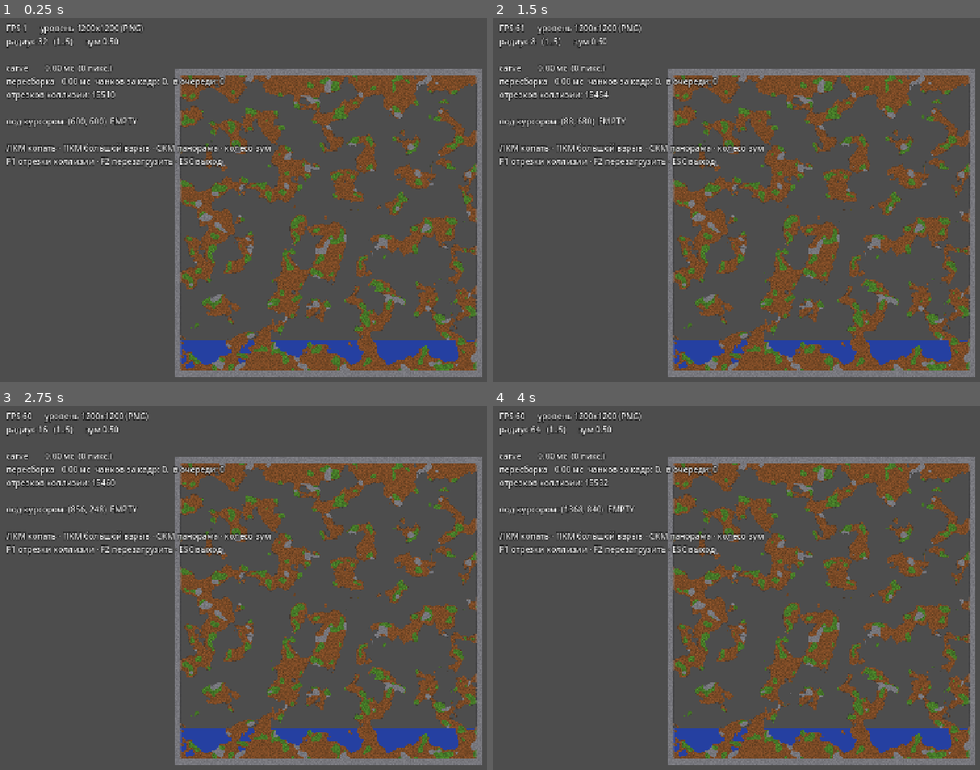
Above: before the commit, frames 1-4 (two rows, left to right).
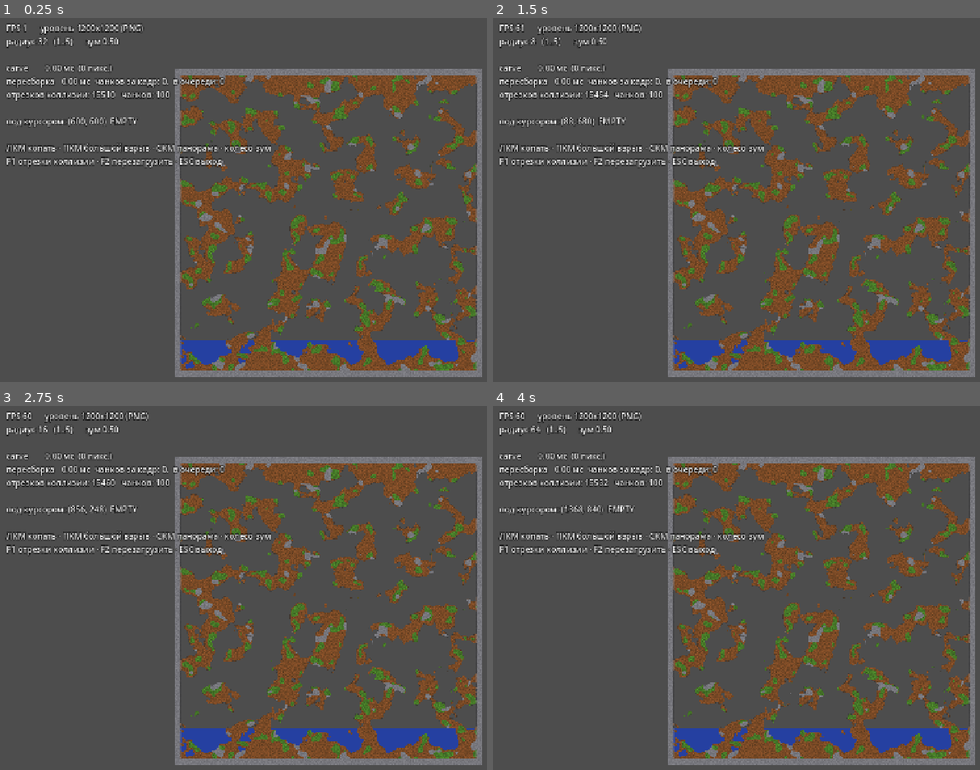
Above: after the commit, the same moments.

Repository: apbrandom/Scoria
Game: Godot game, scene res://scenes/level/terrain_playground.tscn
The game is run twice, just before and just after one commit, with the same random seed, the same clock (stepped at 60 frames per second) and the same inputs. This scene is started directly instead of the project's main scene.
Inputs (mouse positions are in pixels of both pictures, inside the frame that each line leads up to):
- Up to frame 1 (0.25 s): no input
- Up to frame 2 (1.5 s): tap Enter at 0.5 s; move the mouse to (965, 203) at 0.52 s; tap R at 0.6 s; click (965, 203) at 0.67 s; move the mouse to (687, 243) at 1.27 s; tap 1 at 1.35 s; click (687, 243) at 1.42 s
- Up to frame 3 (2.75 s): tap Space at 2 s; move the mouse to (394, 522) at 2.02 s; tap 2 at 2.1 s; click (394, 522) at 2.17 s
- Up to frame 4 (4 s): tap Enter at 2.75 s; move the mouse to (790, 693) at 2.77 s; tap 3 at 2.85 s; click (790, 693) at 2.92 s; tap Space at 3.5 s; move the mouse to (outside the picture) at 3.52 s; tap 4 at 3.6 s; click (outside the picture) at 3.67 s

The runs differ from the first frame. In frame 1, 0.1% of the frame differs, in the area x 24-35%, y 19-23%; in frame 2, 0.1%; in frame 3, 0.1%; in frame 4, 0.1%.

Commit message:
Мелкие правки по итогам аудита кода (низкий риск, не трогают физику полёта)
- LevelImageLoader (scripts/level/) — общий load_image() вместо трёх копий
  в level.gd/net_playground.gd/terrain_playground.gd; заодно вернул
  предупреждение "PNG импортирован как Texture2D", которое копия в
  net_playground.gd успела потерять (та самая, что видит конечный
  пользователь через .command-лаунчер).
- MatchManager: SPAWN_CLEAR_RADIUS/MARGIN/SEPARATION_ATTEMPTS были const
  рядом с @export respawn_delay/min_spawn_separation — та же категория
  "designer-tunable число", просто забыли вынести. Стали @export.
- Terrain.carve_circle: r_max считался от захардкоженного литерала 1.6
  (слепок текущего максимума TerrainPalette.CARVE_SCALE) — теперь берёт
  живой максимум циклом (PackedFloat32Array не даёт .max() в 4.7,
  проверено). Будущий материал с scale>1.6 больше не обрежет box скана
  молча.
- Terrain.carved signal — добавлен комментарий, что это заранее заведённый
  шов для сетевой carve-репликации (roadmap), не мёртвый код.
- ship_input_sync.gd — поправлена doc-ссылка на "Level при спавне": в
  реальности это net_playground.gd, Level сетевых кораблей не спавнит.
- Terrain.chunk_count (был неиспользуемым геттером) — вывел в HUD
  terrain_playground.gd рядом с total_segments()/dirty_count().

Все правки — из фонового Explore-аудита всего Wings-clone/ (см. предстоящий
notes/audit.md). Полная регрессия зелёная (test_ship 47/47, test_match
19/19, test_net 15/15, test_net_input 14/14, test_net_ship_sync 14/14,
bench_terrain — все проверки корректности пройдены); все 4 игровые сцены
(level/net_playground/terrain_playground/main_menu) проверены на чистый
запуск без ошибок в логе.

Co-Authored-By: Claude Sonnet 5 <noreply@anthropic.com>

Diff:
--- a/Wings-clone/scenes/level/level.gd
+++ b/Wings-clone/scenes/level/level.gd
@@ -71,8 +71,8 @@
 		push_error("Не загрузилась палитра " + PALETTE_PATH)
 		return
 
-	var vis := _load_image(VISUAL_PATH)
-	var msk := _load_image(MASK_PATH)
+	var vis := LevelImageLoader.load_image(VISUAL_PATH)
+	var msk := LevelImageLoader.load_image(MASK_PATH)
 	if vis == null:
 		var lvl := TestLevelGen.generate(FALLBACK_SIZE, FALLBACK_SEED, _palette)
 		vis = lvl["visual"]
@@ -130,18 +130,6 @@
 	_hud.add_theme_color_override("font_outline_color", Color.BLACK)
 	_hud.add_theme_constant_override("outline_size", 5)
 	layer.add_child(_hud)
-
-
-func _load_image(path: String) -> Image:
-	if not ResourceLoader.exists(path):
-		return null
-	var res := load(path)
-	if res is Image:
-		return res
-	if res is Texture2D:
-		push_warning("%s импортирован как Texture2D, а не Image — цвета маски могут быть искажены" % path)
-		return (res as Texture2D).get_image()
-	return null
 
 
 func _process(_delta: float) -> void:
--- a/Wings-clone/scenes/level/net_playground.gd
+++ b/Wings-clone/scenes/level/net_playground.gd
@@ -79,8 +79,8 @@
 			forced_join_addr = arg.substr("--join=".length())
 
 	var palette := load(PALETTE_PATH) as TerrainPalette
-	var vis := _load_image(VISUAL_PATH)
-	var msk := _load_image(MASK_PATH)
+	var vis := LevelImageLoader.load_image(VISUAL_PATH)
+	var msk := LevelImageLoader.load_image(MASK_PATH)
 	if vis == null:
 		var lvl := TestLevelGen.generate(FALLBACK_SIZE, FALLBACK_SEED, palette)
 		vis = lvl["visual"]
@@ -166,15 +166,6 @@
 	print("[%s] %s" % ["ХОСТ" if _is_host else "КЛИЕНТ", text])
 
 
-func _load_image(path: String) -> Image:
-	if not ResourceLoader.exists(path):
-		return null
-	var res := load(path)
-	if res is Image:
-		return res
-	if res is Texture2D:
-		return (res as Texture2D).get_image()
-	return null
 
 
 ## На хосте — сигнал приходит, когда клиент реально подключился (id клиента уже
--- a/Wings-clone/scenes/level/terrain.gd
+++ b/Wings-clone/scenes/level/terrain.gd
@@ -24,6 +24,11 @@
 const TerrainDebrisScript := preload("res://scenes/fx/terrain_debris.gd")
 const TerrainDustScript := preload("res://scenes/fx/terrain_dust.gd")
 
+## Пока без подписчиков в коде — заранее заведённый семантический шов для
+## будущей сетевой репликации carve по reliable_ordered @rpc (roadmap.md:
+## «Carve рельефа по @rpc + локальный детерминированный replay»): у хоста
+## этот сигнал станет источником события "что разослать", а не поводом для
+## нового способа узнавать о разрушении.
 signal carved(area: Rect2i)
 
 @export var palette: TerrainPalette
@@ -267,8 +272,16 @@
 func carve_circle(center: Vector2i, radius: int) -> int:
 	var carvable := TerrainPalette.CARVABLE
 	var carve_scale := TerrainPalette.CARVE_SCALE
-	# максимальный радиус с учётом самого «мягкого» материала
-	var r_max := int(ceil(radius * 1.6))
+	# максимальный радиус с учётом самого «мягкого» материала — считаем от
+	# ЖИВОГО максимума CARVE_SCALE (PackedFloat32Array не даёт .max() в 4.7,
+	# отсюда ручной цикл), а не от захардкоженного 1.6: тот был буквальным
+	# слепком текущего SOFT (resources/terrain_palette.gd) и молча перестал
+	# бы совпадать, подними кто-то в будущем множитель материала выше —
+	# carve тогда обрезал бы бокс сканирования и терял пиксели без ошибки.
+	var max_scale := 0.0
+	for s in carve_scale:
+		max_scale = maxf(max_scale, s)
+	var r_max := int(ceil(radius * max_scale))
 	var x0 := maxi(center.x - r_max, 0)
 	var x1 := mini(center.x + r_max, size.x - 1)
 	var y0 := maxi(center.y - r_max, 0)
--- a/Wings-clone/scenes/level/terrain_playground.gd
+++ b/Wings-clone/scenes/level/terrain_playground.gd
@@ -51,8 +51,8 @@
 		push_error("Не загрузилась палитра " + PALETTE_PATH)
 		return
 
-	var vis := _load_image(VISUAL_PATH)
-	var msk := _load_image(MASK_PATH)
+	var vis := LevelImageLoader.load_image(VISUAL_PATH)
+	var msk := LevelImageLoader.load_image(MASK_PATH)
 	if vis == null:
 		var lvl := TestLevelGen.generate(FALLBACK_SIZE, FALLBACK_SEED, _palette)
 		vis = lvl["visual"]
@@ -97,20 +97,6 @@
 				_auto_shot_dir = a.substr(8)
 		print("=== АВТОТЕСТ: %d взрывов, драйвер %s ===" % [
 			_auto_left, DisplayServer.get_name()])
-
-
-func _load_image(path: String) -> Image:
-	if not ResourceLoader.exists(path):
-		return null
-	var res := load(path)
-	if res is Image:
-		return res
-	if res is Texture2D:
-		# Импорт как Texture2D портит данные (fix_alpha_border меняет RGB у
-		# прозрачных пикселей), для маски это фатально. Работаем, но предупреждаем.
-		push_warning("%s импортирован как Texture2D, а не Image — цвета могут быть искажены" % path)
-		return (res as Texture2D).get_image()
-	return null
 
 
 func _process(delta: float) -> void:
@@ -236,8 +222,8 @@
 
 
 func _reload() -> void:
-	var vis := _load_image(VISUAL_PATH)
-	var msk := _load_image(MASK_PATH)
+	var vis := LevelImageLoader.load_image(VISUAL_PATH)
+	var msk := LevelImageLoader.load_image(MASK_PATH)
 	if vis == null:
 		var lvl := TestLevelGen.generate(FALLBACK_SIZE, FALLBACK_SEED, _palette)
 		vis = lvl["visual"]
@@ -258,7 +244,7 @@
 		"carve      %6.2f мс  (%d пикс.)" % [_last_carve_ms, _last_carve_px],
 		"пересборка %6.2f мс  чанков за кадр: %d,  в очереди: %d" % [
 			_frame_rebuild_ms, _frame_rebuilt, _terrain.dirty_count()],
-		"отрезков коллизии: %d" % _terrain.total_segments(),
+		"отрезков коллизии: %d   чанков: %d" % [_terrain.total_segments(), _terrain.chunk_count],
 		"",
 		"под курсором: %s  %s" % [str(m), TerrainPalette.class_title(cls)],
 		"",
--- /dev/null
+++ b/Wings-clone/scripts/level/level_image_loader.gd
@@ -0,0 +1,24 @@
+## Общая загрузка visual.png/mask.png уровня — раньше три копии одного и того
+## же кода жили в level.gd/net_playground.gd/terrain_playground.gd и уже успели
+## разойтись (net_playground.gd потерял предупреждение про испорченный импорт,
+## см. notes/audit.md) — один источник истины вместо трёх.
+class_name LevelImageLoader
+extends RefCounted
+
+
+## null, если файла нет (вызывающий тогда берёт процедурный TestLevelGen).
+## Если PNG импортирован как Texture2D, а не Image (importer="image" не
+## выставлен в .import) — process/fix_alpha_border меняет RGB у прозрачных
+## пикселей, для разбора маски классов это фатально (devlog §8.5) —
+## предупреждаем, но не роняем загрузку: для visual.png без маски порча
+## прозрачных пикселей не критична.
+static func load_image(path: String) -> Image:
+	if not ResourceLoader.exists(path):
+		return null
+	var res := load(path)
+	if res is Image:
+		return res
+	if res is Texture2D:
+		push_warning("%s импортирован как Texture2D, а не Image — цвета могут быть искажены" % path)
+		return (res as Texture2D).get_image()
+	return null
--- a/Wings-clone/scripts/match/match_manager.gd
+++ b/Wings-clone/scripts/match/match_manager.gd
@@ -27,9 +27,13 @@
 ## (notes/roadmap.md — отдельная задача), просто прагматичный минимум.
 @export var min_spawn_separation: float = 200.0
 
-const SPAWN_CLEAR_RADIUS := 48
-const SPAWN_MARGIN := 60
-const SPAWN_SEPARATION_ATTEMPTS := 8
+## Радиус, который должен быть чист при спавне (см. Terrain.find_clear_spawn).
+@export var spawn_clear_radius: int = 48
+## Отступ от края уровня при поиске точки спавна.
+@export var spawn_margin: int = 60
+## Сколько раз перебрать точку спавна, пытаясь разнести корабли дальше
+## min_spawn_separation, прежде чем смириться с ближайшей найденной.
+@export var spawn_separation_attempts: int = 8
 
 ## Выставляется вызывающим (Level) до pick_spawns()/setup().
 var terrain: Terrain
@@ -88,7 +92,7 @@
 func _pick_spawn_away_from(avoid: Array[Vector2]) -> Vector2:
 	var best := _pick_spawn_raw()
 	var attempts := 0
-	while attempts < SPAWN_SEPARATION_ATTEMPTS and _too_close(best, avoid):
+	while attempts < spawn_separation_attempts and _too_close(best, avoid):
 		best = _pick_spawn_raw()
 		attempts += 1
 	return best
@@ -97,11 +101,11 @@
 ## Terrain.find_clear_spawn() сам ничего не знает про "второй корабль" —
 ## разнесение целиком забота вызывающего (см. terrain.gd:557 doc-comment).
 func _pick_spawn_raw() -> Vector2:
-	var p := terrain.find_clear_spawn(SPAWN_CLEAR_RADIUS, SPAWN_MARGIN)
+	var p := terrain.find_clear_spawn(spawn_clear_radius, spawn_margin)
 	if p == Vector2i(-1, -1):
 		push_warning("Не нашлось чистого места для спавна — беру центр уровня")
 		p = terrain.size / 2
-		terrain.carve_circle(p, SPAWN_CLEAR_RADIUS)
+		terrain.carve_circle(p, spawn_clear_radius)
 		terrain.flush_dirty()
 	return Vector2(p)
 
--- a/Wings-clone/scripts/net/ship_input_sync.gd
+++ b/Wings-clone/scripts/net/ship_input_sync.gd
@@ -15,7 +15,9 @@
 ##   состояние придёт синхронизатором).
 ##
 ## НЕ знает про спавн/расстановку: `owner_peer` и `source` ему ЗАДАют снаружи
-## (Level при спавне), поэтому узел переиспользуем и не связан с логикой владения.
+## (сейчас — net_playground.gd::_make_ship; настоящий Level/level.gd сетевых
+## кораблей пока не спавнит вовсе, см. roadmap.md), поэтому узел переиспользуем
+## и не связан с логикой владения.
 ## Для маршрутизации RPC узел обязан иметь ОДИНАКОВЫЙ путь (имя) относительно
 ## multiplayer-корня на хосте и у клиента (devlog §24).
 class_name ShipInputSync
Not shown, added: Wings-clone/scripts/level/level_image_loader.gd.uid
